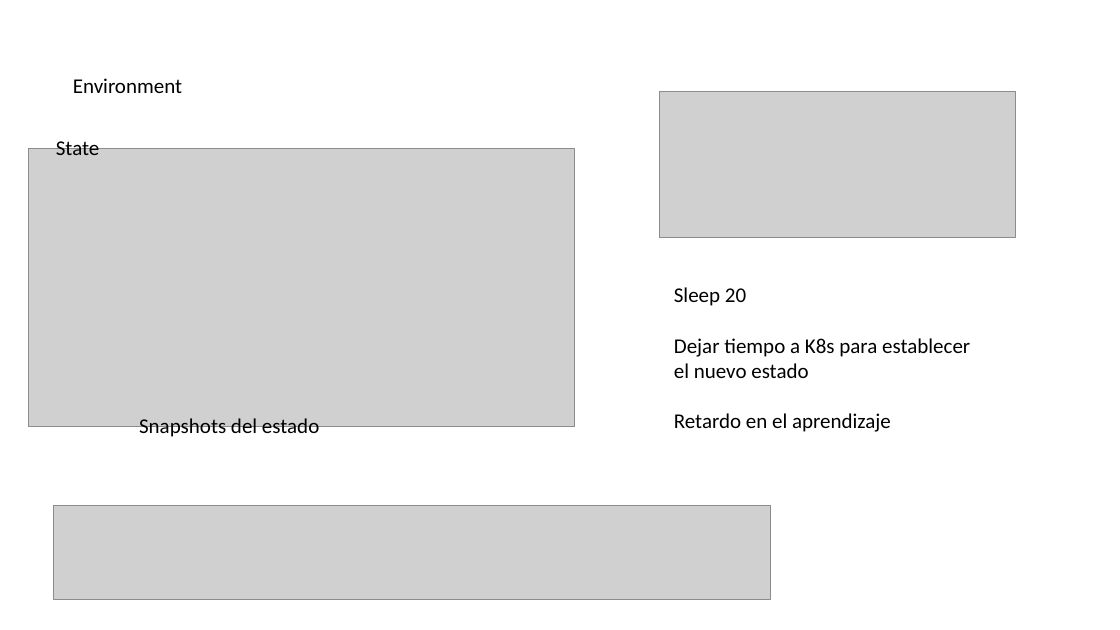
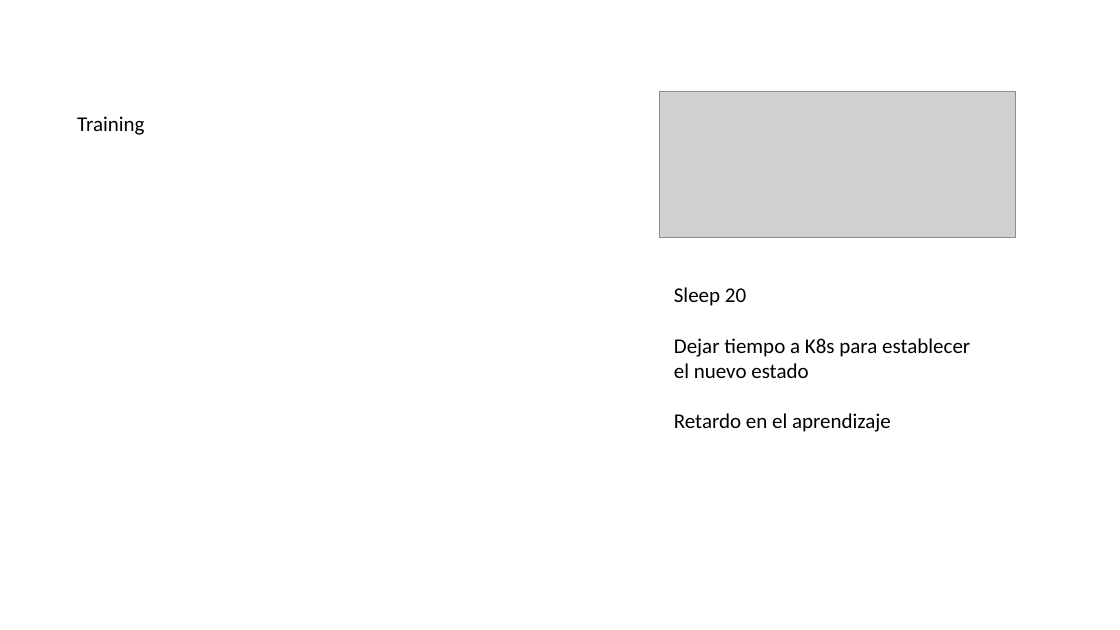
Before and after one commit to mlalandag/HPAwDRL, a slide deck: slide 12 of doc/HpaWithDrl.pptx (slide 5 before the commit). Drawn at 1120x630 pixels with LibreOffice and Linux fonts; fonts in the diff are those of the drawing; grey boxes stand for pictures. Boxes give left, top, right and bottom in pixels: in the first picture for what was removed or moved away, otherwise in the second. Text is boxed around its words. In the diff, an @@ line names an element or a change of style, - is before the commit and + after.

```diff
--- a/doc/HpaWithDrl.pptx
+++ b/doc/HpaWithDrl.pptx
@@ text removed at <box>73,78,182,93</box> @@
-Environment
@@ text added at <box>77,116,144,135</box>, 18 pt, text #000000 @@
+Training
@@ picture removed at <box>29,149,575,426</box> @@
@@ text removed at <box>56,138,99,155</box> @@
-State
@@ text removed at <box>139,418,319,440</box> @@
-Snapshots del estado
@@ picture removed at <box>54,506,771,599</box> @@
```
Also in this commit, not shown: 7 other slides changed, 8 slides added, 6 slides removed, 1 other file.
